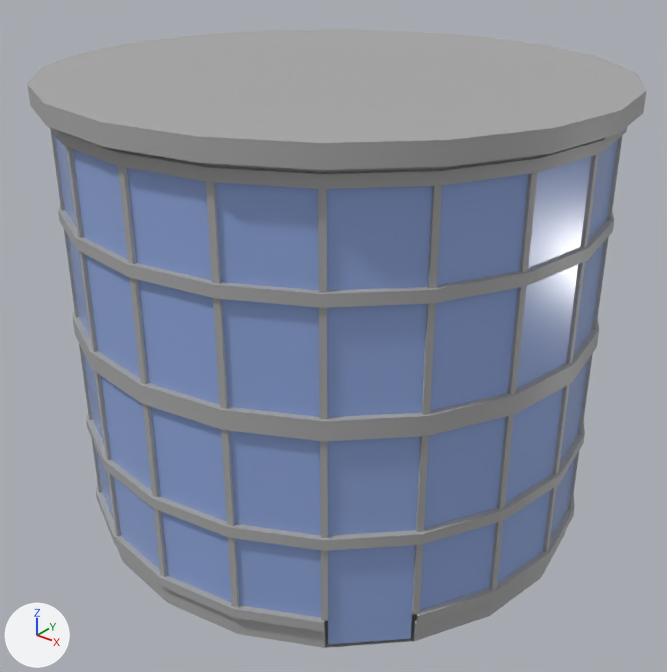
An edit to the FBX model SeniorProject2025/Assets/BetaBuildings/Tower3.fbx, drawn before and after from the same camera.
Both versions are drawn from a 50 mm lens placed at (3.55, -2.86, 4.01), pointed at (0.03, 1.54, 1.28). Every picture has the same lights, and +X, +Y and +Z are marked at lower left. Where no turn or scale is listed for an object, it has been applied to the vertices. Vertices at the same position are counted once.

The first picture shows 'Tower3'.
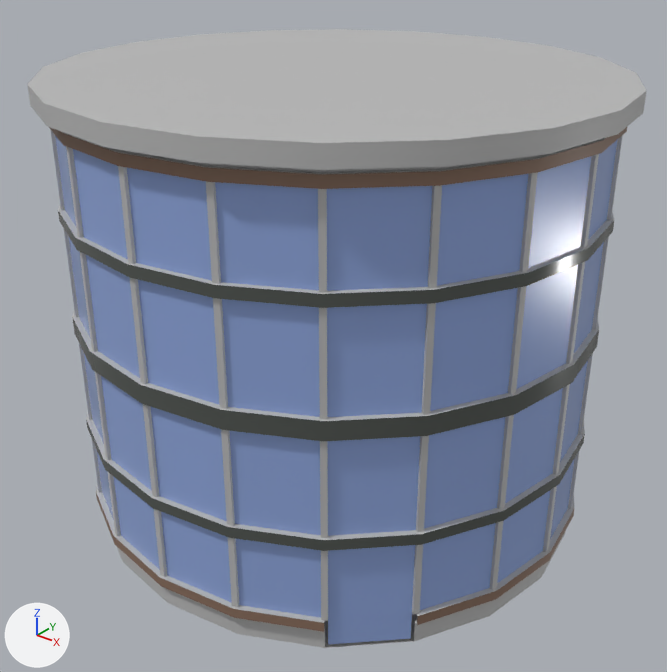
Where the change shows, as pixel boxes (x1, y1, x2, y2) in the pictures (667 x 672 px):
part 1 of me_mesh, recoloured: (27, 29, 646, 648) in both
part 2 of me_mesh, recoloured (grey to brown): (49, 127, 627, 189) in both
part 3 of me_mesh, recoloured (grey to brown): (96, 493, 574, 632) in both
part 4 of me_mesh, recoloured: (72, 317, 599, 551) in both
part 5 of me_mesh, recoloured: (58, 211, 614, 308) in both

What the commit changed:
Material 'lambert1' (mat_lambert1) is new.
Its base color is (0.5, 0.5, 0.5) (grey #bcbcbc).
Material 'standardSurface8' (mat_standardsurface8) is new.
Its base color is (0.087, 0.0965, 0.087) (dark grey #535853).
Its roughness is 0.2.
Material 'lambert3' (mat_lambert3) is new.
Its base color is (0.254, 0.157, 0.11) (brown #8a6e5d).
me_mesh has 1144 vertices, 1076 faces and spans x -1.81..1.81, y -1.77..1.77, z -1.5..1.5.
me_mesh is used by ob_tower3; location (-0.033, 1.633, 1.51).
me_mesh part 1: 895 of the faces centred in x -1.77..1.77, y -1.73..1.73, z -1.5..1.5 switch from mat_standardsurface1 (grey #aaaaaa) to mat_lambert1 (grey #bcbcbc).
me_mesh part 2: all 20 faces centred in x -1.7..1.7, y -1.66..1.66, z 1.31 switch from mat_standardsurface1 (grey #aaaaaa) to mat_lambert3 (brown #8a6e5d).
me_mesh part 3: all 19 faces centred in x -1.7..1.7, y -1.66..1.66, z -1.31 switch from mat_standardsurface1 (grey #aaaaaa) to mat_lambert3 (brown #8a6e5d).
me_mesh part 4: 40 of the faces centred in x -1.7..1.7, y -1.66..1.66, z -0.73..0.0 switch from mat_standardsurface1 (grey #aaaaaa) to mat_standardsurface8 (dark grey #535853).
me_mesh part 5: 20 of the faces centred in x -1.7..1.7, y -1.66..1.66, z 0.73 switch from mat_standardsurface1 (grey #aaaaaa) to mat_standardsurface8 (dark grey #535853).
